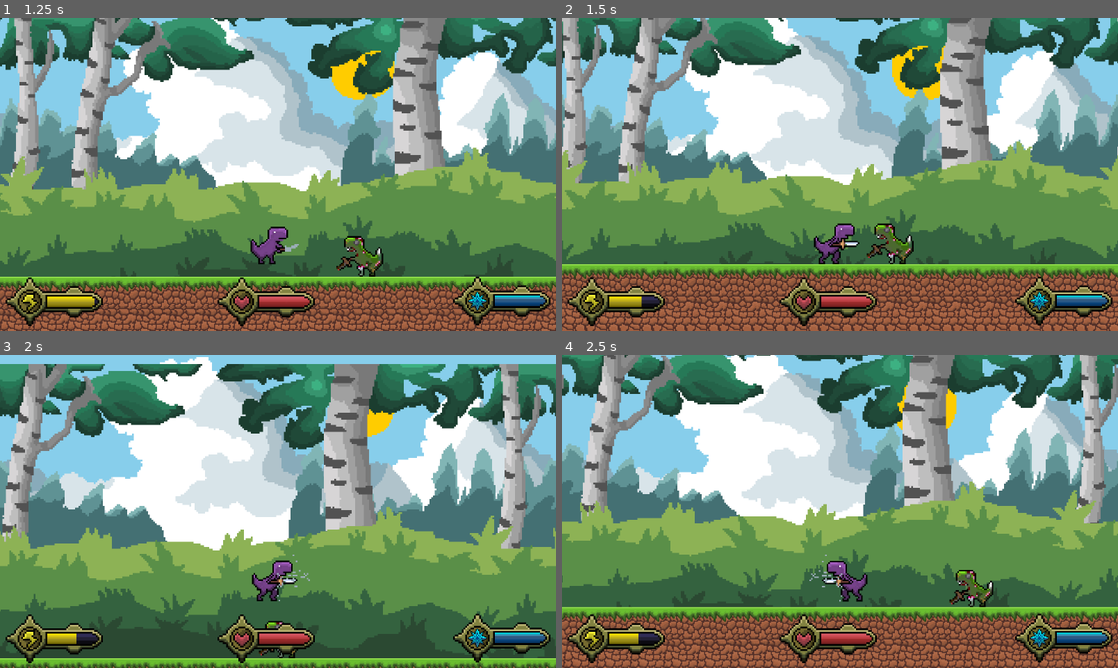
Above: before the commit, frames 1-4 (two rows, left to right).
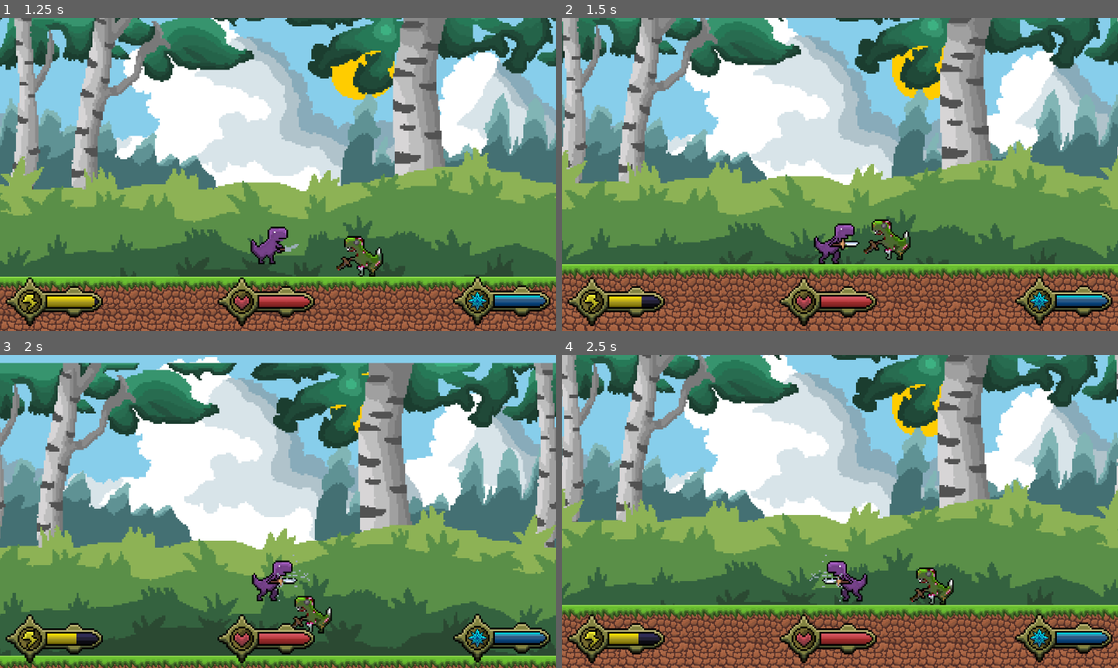
Above: after the commit, the same moments.

Repository: LeeTuah/rexvalley
Game: Godot game, scene res://game_manager.tscn
Two runs of this game, one before a commit and one after it. Both use one fixed random seed, a clock stepped at 60 frames per second and the inputs below.
Inputs (mouse positions are in pixels of both pictures, inside the frame that each line leads up to):
- Up to frame 1 (1.25 s): tap Enter (ui_accept) at 0.5, 0.77 s; move the mouse to (400, 158) at 0.52 s; hold Right (ui_right) from 0.53 s (still down); tap 1 (magic_fireball) at 0.6 s; click (400, 158) at 0.67 s
- Up to frame 2 (1.5 s): keep holding Right (ui_right); move the mouse to (728, 190) at 1.27 s; right-click (728, 190) at 1.35 s
- Up to frame 3 (2 s): keep holding Right (ui_right); tap Enter (ui_accept) at 1.52 s
- Up to frame 4 (2.5 s): move the mouse to (895, 442) at 2.02 s; release Right (ui_right) at 2.03 s; hold Left (ui_left) from 2.03 s (still down); tap 2 (magic_shield) at 2.1 s

Frame 1 is identical in both runs. In frame 2, 0.7% of the frame differs, in the area x 54-64%, y 64-79%; in frame 3, 48%; in frame 4, 51%, in the area x 0-100%, y 0-100%.

Commit message:
Added knockback

Diff:
--- a/scenes/player/player.gd
+++ b/scenes/player/player.gd
@@ -238,4 +238,4 @@
 
 func _on_sword_hitbox_body_entered(body: Node2D) -> void:
 	if (body.has_method("take_damage")):
-		body.take_damage(30, Vector2(direction, 0.0), 500.0, 0.5);
+		body.take_damage(30, Vector2(global.player_direction, -1.5), 250.0, 2.3);
--- a/scenes/player/player.tscn
+++ b/scenes/player/player.tscn
@@ -509,7 +509,6 @@
 libraries/ = SubResource("AnimationLibrary_lvxji")
 
 [node name="sword_hitbox" type="Area2D" parent="." unique_id=2075840398]
-visible = false
 
 [node name="sword_slash1_hitbox" type="CollisionShape2D" parent="sword_hitbox" unique_id=1384534355]
 position = Vector2(94, 0)
--- a/scenes/zombie/zombie.gd
+++ b/scenes/zombie/zombie.gd
@@ -5,20 +5,22 @@
 const SPEED = 300.0
 const JUMP_VELOCITY = -400.0
 
-var health_point = 100;
+var health_point = 100000000000;
 
 var knockback_force = Vector2(0.0, 0.0);
 var knockback_countdown = 0.0;
 
 func take_damage(damage: float, direction: Vector2, knockback: float, knockback_cooldown: float):
+	print("cholche")
 	health_point -= damage;
-	health_point = clamp(health_point, 0.0, 100.0);
+	health_point = clamp(health_point, 0.0, 100000000000.0);
 
 	if (health_point == 0.0):
 		queue_free();
 
 	knockback_force = knockback * direction;
 	knockback_countdown = knockback_cooldown;
+	velocity = knockback_force
 
 func _ready() -> void:
 	animated_sprite.play("idle");
@@ -30,10 +32,11 @@
 
 	if (knockback_countdown > 0.0):
 		knockback_countdown -= delta;
-		velocity = knockback_force;
 
-		if (knockback_countdown <= 0.0):
-			knockback_force = Vector2(0.0, 0.0);
+
+		velocity.x -= 200 * delta
+		if velocity.x <= 0.0:
+			velocity.x = 0.0
 
 	move_and_slide()
 
